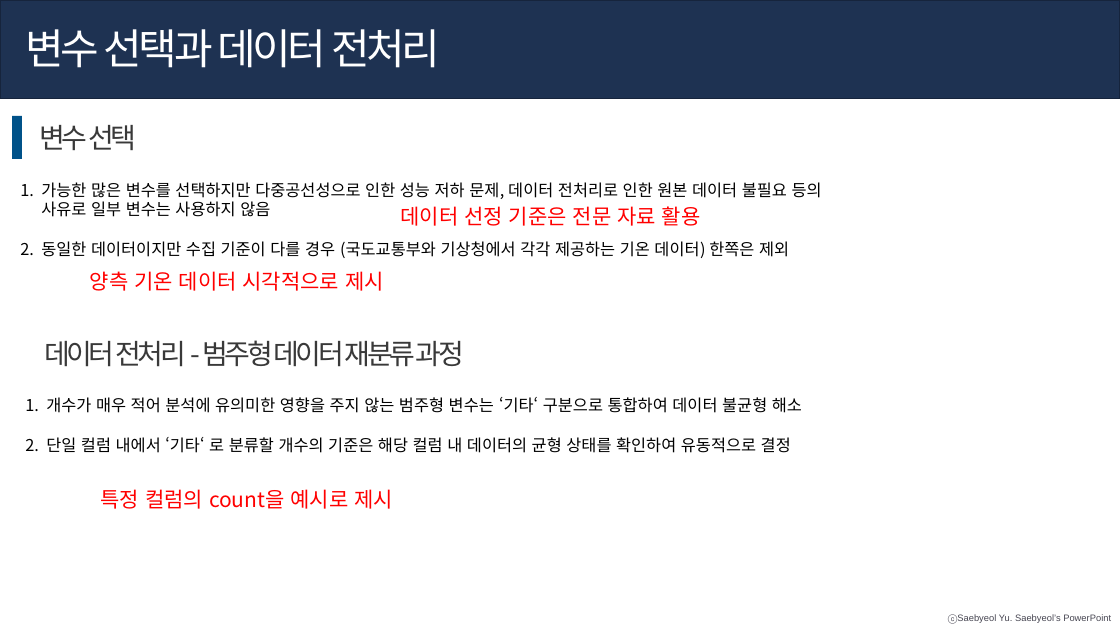
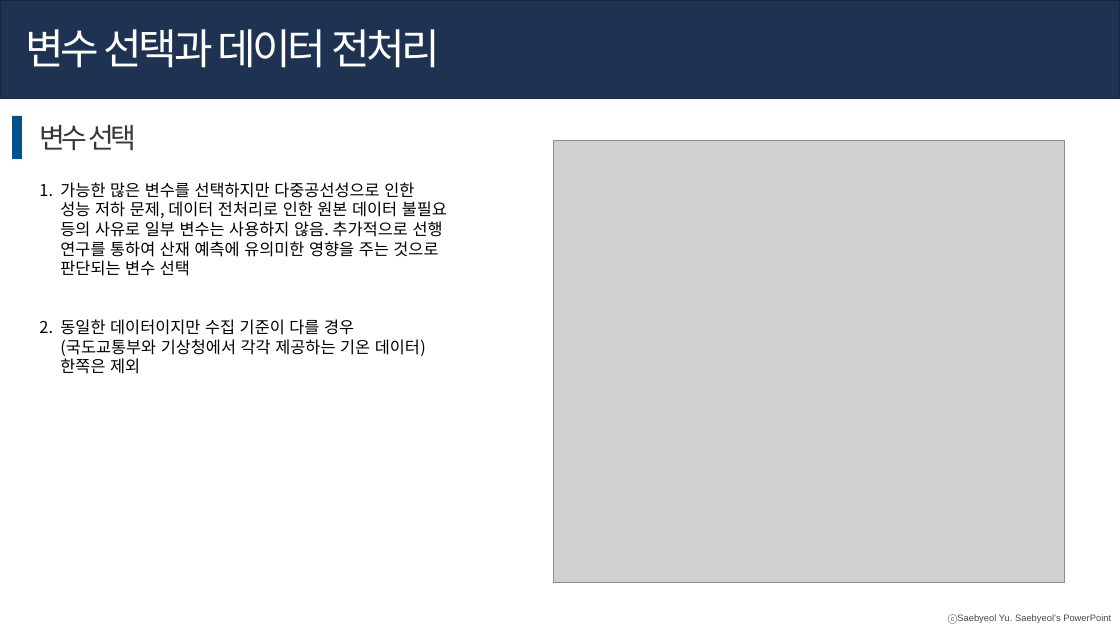
Before and after one commit to hyk2202/mega_final_project, a slide deck: slide 4 of PPT_이진규.pptx. Drawn at 1120x630 pixels with LibreOffice and Linux fonts; fonts in the diff are those of the drawing; grey boxes stand for pictures. Boxes give left, top, right and bottom in pixels: in the first picture for what was removed or moved away, otherwise in the second. Text is boxed around its words. In the diff, an @@ line names an element or a change of style, - is before the commit and + after.

```diff
--- a/PPT_이진규.pptx
+++ b/PPT_이진규.pptx
@@ picture added at [554,140,1065,583] @@
@@ text "가능한 많은 변수를 선택하지만 다중공선성으로 ...": place and size @@
-text "가능한 많은 변수를 선택하지만 다중공선성으로 ..." at [41,182,822,258]
+text "가능한 많은 변수를 선택하지만 다중공선성으로 ..." at [60,182,447,374]
@@ text at [60,182,447,276]: text changed @@
-1. 가능한 많은 변수를 선택하지만 다중공선성으로 인한 성능 저하 문제, 데이터 전처리로 인한 원본 데이터 불필요 등의 사유로 일부 변수는 사용하지 않음
+1. 가능한 많은 변수를 선택하지만 다중공선성으로 인한 성능 저하 문제, 데이터 전처리로 인한 원본 데이터 불필요 등의 사유로 일부 변수는 사용하지 않음. 추가적으로 선행 연구를 통하여 산재 예측에 유의미한 영향을 주는 것으로 판단되는 변수 선택
@@ text removed at [400,206,701,226] @@
-데이터 선정 기준은 전문 자료 활용
@@ text removed at [90,271,384,291] @@
-양측 기온 데이터 시각적으로 제시
@@ text removed at [44,340,464,367] @@
-데이터 전처리 - 범주형 데이터 재분류 과정
@@ text removed at [46,397,802,453] @@
-1. 개수가 매우 적어 분석에 유의미한 영향을 주지 않는 범주형 변수는 ‘기타‘ 구분으로 통합하여 데이터 불균형 해소
-2. 단일 컬럼 내에서 ‘기타‘ 로 분류할 개수의 기준은 해당 컬럼 내 데이터의 균형 상태를 확인하여 유동적으로 결정
@@ text removed at [101,489,393,509] @@
-특정 컬럼의 count을 예시로 제시
```
Also in this commit, not shown: 4 other slides changed, 1 slide added, 2 other files.
